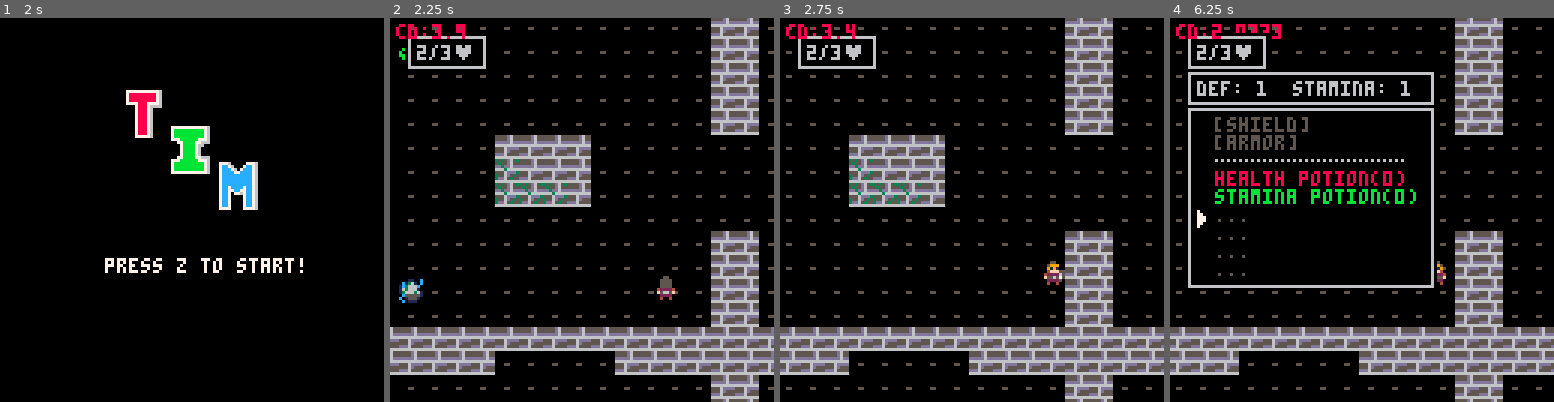
Above: before the commit, frames 1-4 (left to right).
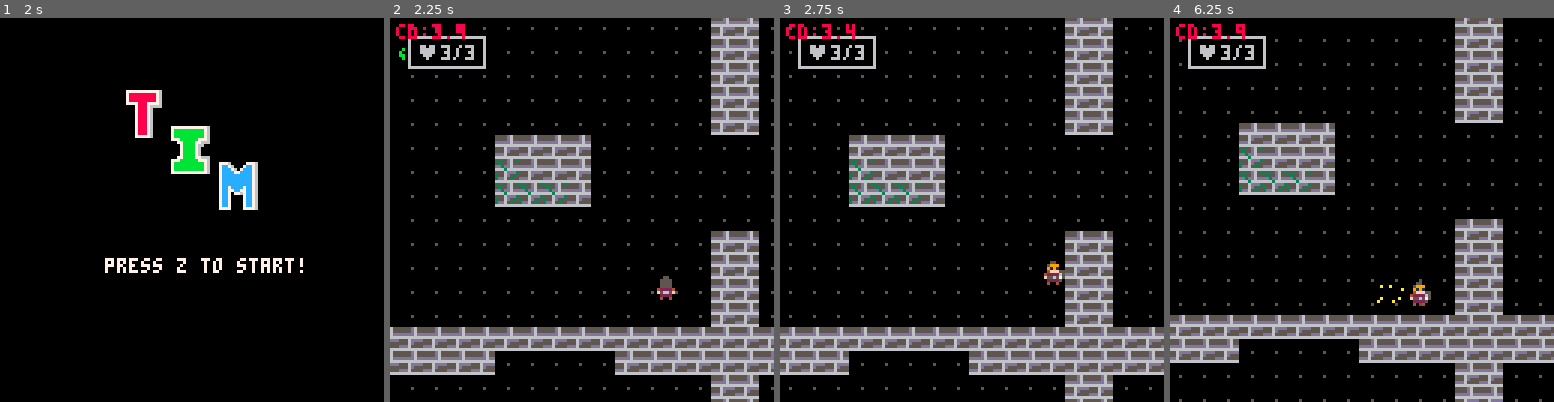
Above: after the commit, the same moments.

Repository: JestMiggles/CS477-TIM
Game: PICO-8 cartridge mytim.p8
Same seed, same stepped clock (60 frames per second), same inputs: the game is played once before the commit and once after it.
Inputs:
- Up to frame 1 (2 s): tap X (X key) at 0.33, 1.07, 1.85 s; tap O (Z key) at 0.7, 1.7 s; hold Right from 1.6 s (still down)
- Up to frame 2 (2.25 s): release Right at 2.1 s; tap O (Z key) at 2.1 s; hold Up from 2.15 s (still down)
- Up to frame 3 (2.75 s): release Up at 2.42 s; hold Right from 2.47 s (still down); tap O (Z key) at 2.5 s
- Up to frame 4 (6.25 s): tap O (Z key) every 0.4 s from 2.9 to 6.1 s; tap X (X key) at 2.97, 4.08, 5.2 s; release Right at 3.03 s; hold Left 3.08-3.58 s; hold Down 3.63-3.97 s; hold Right 4.02-4.68 s; hold Up 4.73-5.03 s; hold Left 5.08-5.68 s; hold Down 5.73-6.03 s; hold Right from 6.08 s (still down)

Frame 1 is identical in both runs. In frame 2, 1.7% of the frame differs, in the area x 2-100%, y 2-97%; in frame 3, 1.4%; in frame 4, 24%, in the area x 0-100%, y 0-100%.

Commit message:
fixed portal collision

Diff:
--- a/mytim.p8
+++ b/mytim.p8
@@ -23,11 +23,7 @@
     update_travel()
   elseif state == "over" then
     game_over()
-  elseif state == "inv" then
-    drawind()
-  	 update_inv()
-  end
-
+  end
 
 end
 
@@ -74,23 +70,22 @@
   t = 0
 
   inv,eqp={},{}
-  eqp[1] = "health potion"
-  eqp[2] = "stamina potion"
-  hpp = 0
-  spp = 0
-  hp = 2
-  hpmax = 3
-  sp = 2
-  spmin = 0
+  inv[1] = "weapon"
+  inv[2] = "shield"
+  eqp[1] = "potion"
+  eqp[2] = "potion"
+  eqp[3] = "potion"
+  eqp[4] = "potion"
+  eqp[5] = "potion"
+  eqp[6] = "potion"
   itm_name={"broad sword","leather armor","red potion"}
 
   wind={}
-  timer = 0
-  txt,col = {},{}
+
 
   camdash = pl.dash+3
 
-  hpwind=addwind(5,5,28,13,{hp.."/"..hpmax.."♥"})
+  hpwind=add_wind(5,5,28,13,{"♥3/3"})
 
   part={}
 
@@ -183,10 +178,8 @@
  move_mnu(invwind)
  if btnp(❎) then
   _upd=update_game
-  state = "game"
   invwind.dur=0
   statwind.dur=0
-  timer = 5
  end
 end
 
@@ -336,11 +327,9 @@
   if tle == 23 or tle == 24 then
     --health
     mset(x,y,8)
-    hnum += 1
   elseif tle == 39 or tle == 40 then
     --damageboost
     mset(x,y,8)
-    snum += 1
   end
 end
 
@@ -363,10 +352,53 @@
   return hit
 end
 
+function add_wind(_x,_y,_w,_h,_txt)
+  local w={x=_x,
+           y=_y,
+           w=_w,
+           h=_h,
+           txt=_txt}
+  add(wind,w)
+  return w
+end
+
+function draw_wind()
+  for w in all(wind) do
+    local wx,wy,ww,wh=w.x,w.y,w.w,w.h
+    rectfill2(wx,wy,ww,wh,0)
+    rect(wx+1,wy+1,wx+ww-2,wy+wh-2,6)
+    wx+=4
+    wh+=4
+    clip(wx,wy,ww-8,wh-8)
+    for i=1,#w.txt do
+      local txt=w.txt[i]
+      print(txt,wx,wy,6)
+      wy+=6
+    end
+    clip()
+
+    if w.dur!=nil then
+    w.dur-=1
+    if w.dur<=0 then
+    local dif=w.h/4
+    w.y+=dif/2
+    w.h-=dif
+    if w.h<3 then
+     del(wind,w)
+    end
+   end
+  else
+   if w.butt then
+    oprint8("❎",wx+ww-15,wy-1+sin(time()),6,0)
+   end
+  end
+ end
+end
+
 function portal_collision()
   x = pl.x + cx
   y = pl.y + cy
-  if por.x-3 <= x and por.x*8+3 >= x then
+  if por.x*8-3 <= x and por.x*8+3 >= x then
     if por.y*8-3 <= y and por.y*8+3 >= y then
       state = "travel"
     end
@@ -378,10 +410,10 @@
 function init_pickups()
 
   pu = {}
-  add(pu, {s=25, x = 2, y=2, v=1})
-  add(pu, {s=26, x = 12, y=9, v=2})
-  add(pu, {s=41, x = 2, y=12, v=21})
-  add(pu, {s=42, x = 13, y=8, v=22})
+  add(pu, {s=23, x = 2, y=2})
+  add(pu, {s=24, x = 12, y=9})
+  add(pu, {s=39, x = 2, y=12})
+  add(pu, {s=40, x = 13, y=8})
 end
 
 function update_pickups()
@@ -393,15 +425,6 @@
      if aabb_collide(
        px, py, pl.w, pl.h,
        p.x*8,p.y*8,8 ,8) then
-       if(p.v == 1) then
-         hpp += 1
-       elseif(p.v == 2) then
-         hpp += 2
-       elseif(p.v == 21) then
-         spp += 1
-       else
-         spp += 2
-       end
        del(pu,p)
      end
    end
@@ -414,7 +437,6 @@
     spr(p.s,p.x*8,p.y*8)
   end
   camera(0,0)
-  drawind()
 end
 
 function aabb_collide(
@@ -630,14 +652,9 @@
   pl.delay = max(0,pl.delay-1)
 
   --inventory
-  if(timer <= 0) then
-    if(btn(❎)) then
-  		  invmenu()
-      state = "inv"
-    end
-  else
-    timer -= 1
-  end
+  --if(btn(❎)) then
+  --  invmenu()
+  --end
 
 end
 
@@ -873,7 +890,7 @@
 
 function setEnd(por)
   tmp = rooms[rnd(allRooms)]
-  tmp = rooms[st]
+  --tmp = rooms[st]
   por.x = holes[ tmp.y][ tmp.x][ 1 ]
   por.y = holes[ tmp.y][ tmp.x][ 2 ]
   por.ani = {55,56,57,58}
@@ -943,7 +960,7 @@
    end
    print(txt,wx,wy,c)
    if i==w.cur then
-    spr(5,wx-5+sin(time()),wy)
+    spr(255,wx-5+sin(time()),wy)
    end
    wy+=6
   end
@@ -968,23 +985,27 @@
 end
 
 function invmenu()
- state="inv"
- txt,col={},{}
+ //state="inv"
+ local txt,col={},{}
  _upd=update_inv
- eqt="[shield]"
- add(col,5)
- add(txt,eqt)
- eqt="[armor]"
- add(col,5)
- add(txt,eqt)
+ for i=1,2 do
+  local itm,eqt=eqp[i]
+  if itm then
+   eqt=itm_name[itm]
+   add(col,6)
+  else
+   if i==1 then
+    eqt="[weapon]"
+   else
+    eqt="[armor]"
+   end
+   add(col,5)
+  end
+  add(txt,eqt)
+ end
  add(txt,"……………………")
  add(col,6)
- --add potion stuff
- add(txt,"health potion("..hpp..")")
- add(col,8)
- add(txt,"stamina potion("..spp..")")
- add(col,11)
- for i=3,6 do
+ for i=1,6 do
   local itm=inv[i]
   if itm then
    add(txt,itm_name[itm])
@@ -995,165 +1016,14 @@
   end
  end
 
- invwind=addwind(5,29,84,62,txt)
+ invwind=addwind(5,17,84,62,txt)
  invwind.curmode=true
- invwind.cur=5
+ invwind.cur=3
  invwind.col=col
 
- statwind=addwind(5,17,84,13,{"def: 1  stamina: 1"})
-
-end
-
-function move_mnu(wnd)
- if btnp(2) then
-  wnd.cur=max(1,wnd.cur-1)
- elseif btnp(3) then
-  wnd.cur=min(#wnd.txt,wnd.cur+1)
- elseif btnp(4) and
-        wnd.cur == 4 and
-        hpp > 0 and
-        hp < hpmax then
-  hpp -= 1
-  hp  += 1
-  addwind(5,5,28,13,{hp.."/"..hpmax.."♥"})
-  txt[4] = "health potion("..hpp..")"
- elseif btnp(4) and
-        wnd.cur == 5 and
-        spp > 0 then
-  spp -= 1
-  txt[5] = "stamina potion("..spp..")"
- end
-end
-…(130 lines of a section not shown)…
+ statwind=addwind(5,5,84,13,{"atk: 1  def: 1"})
+
+end
 
 
 
Not shown, changed: 141 lines of the sprite sheet (__gfx__) section of mytim.p8
Not shown, changed: the thumbnail (__label__) section of mytim.p8
